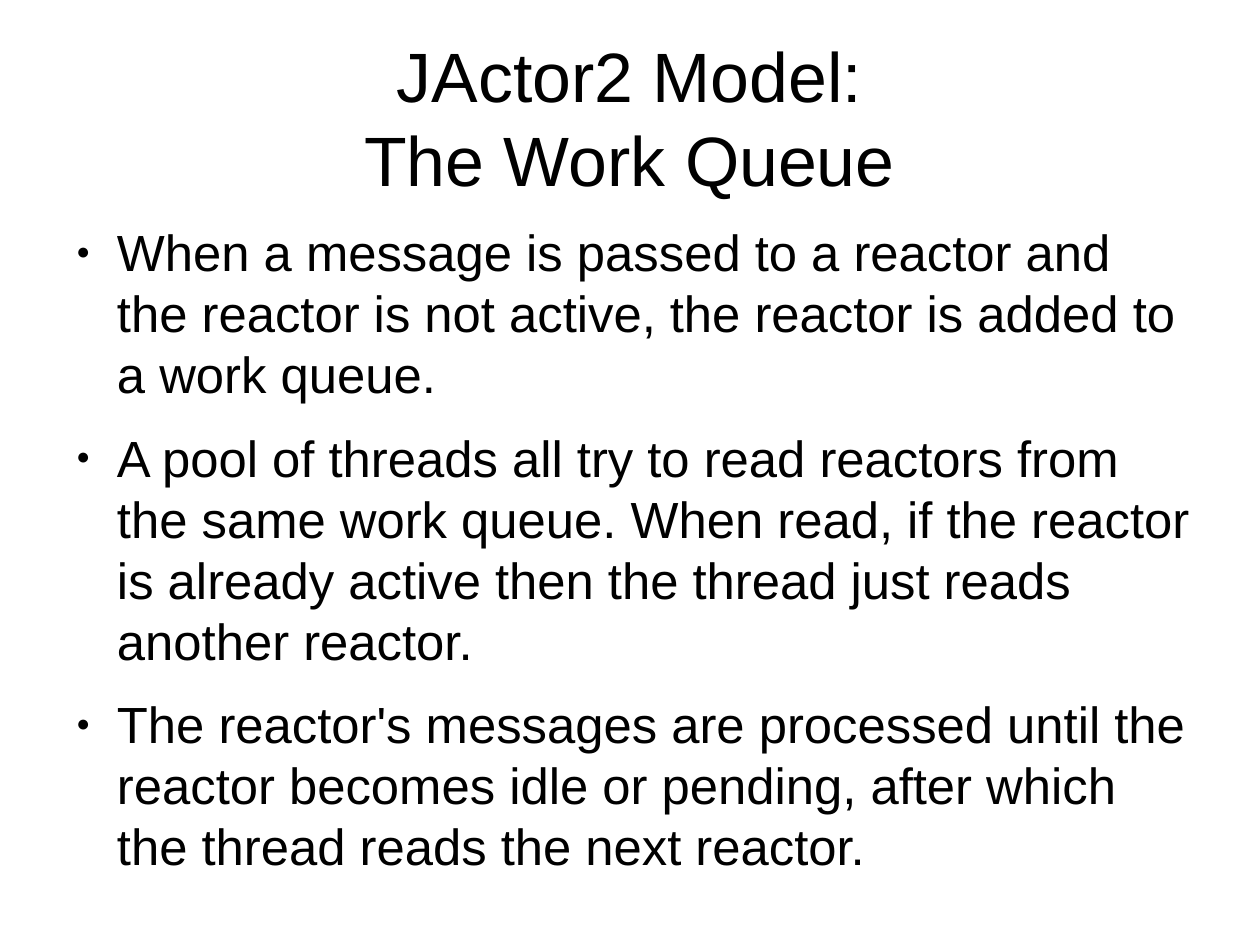
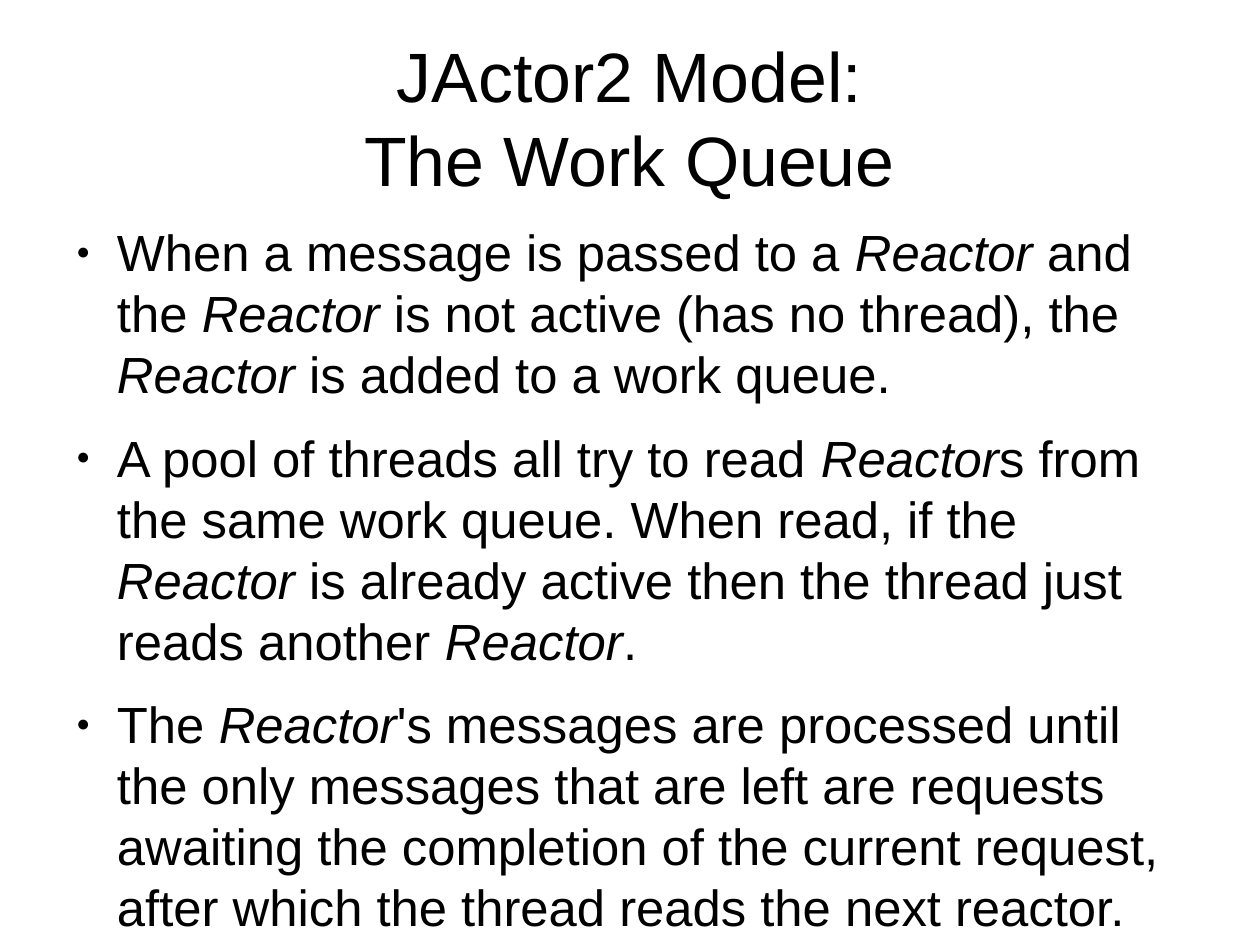
Before and after one commit to laforge49/JActor2, a slide deck: slide 7 of docs/JActor2Revisited.odp (slide 8 before the commit). Drawn at 1260x945 pixels with LibreOffice and Linux fonts; fonts in the diff are those of the drawing. Boxes give left, top, right and bottom in pixels: in the first picture for what was removed or moved away, otherwise in the second. Text is boxed around its words. In the diff, an @@ line names an element or a change of style, - is before the commit and + after.

```diff
--- a/docs/JActor2Revisited.odp
+++ b/docs/JActor2Revisited.odp
@@ text at bbox=[117, 234, 1158, 876]: text changed @@
-● When a message is passed to a reactor and the reactor is not active, the reactor is added to a work queue.
-● A pool of threads all try to read reactors from the same work queue. When read, if the reactor is already active then the thread just reads another reactor.
-● The reactor's messages are processed until the reactor becomes idle or pending, after which the thread reads the next reactor.
+● When a message is passed to a Reactor and the Reactor is not active (has no thread), the Reactor is added to a work queue.
+● A pool of threads all try to read Reactors from the same work queue. When read, if the Reactor is already active then the thread just reads another Reactor.
+● The Reactor's messages are processed until the only messages that are left are requests awaiting the completion of the current request, after which the thread reads the next reactor.
```
Also in this commit, not shown: 7 other slides changed, 1 slide added, 2 slides removed, 1 other file.
